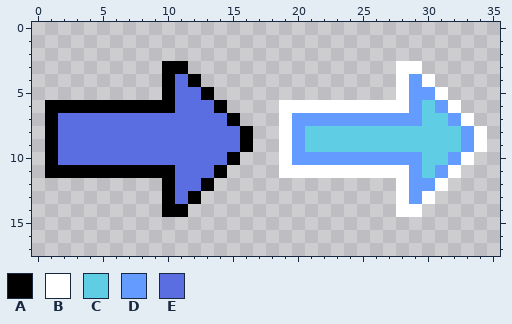
Two versions of one pixel-art sprite, Assets/Sprites/Buttons/RightButton.png. Above, as it was before the edit.
The file is 36x18 pixels.
Palette (. is transparent): A #000000  B #ffffff  C #5fcde4  D #639bff  E #5b6ee1
Pixels before, first column x 1:
 3 .........AA................BB.....
 4 .........AEA...............BDB....
 5 .........AEEA..............BDDB...
 6 AAAAAAAAAAEEEA....BBBBBBBBBBDCDB..
 7 AEEEEEEEEEEEEEA...BDDDDDDDDDDCCDB.
 8 AEEEEEEEEEEEEEEA..BDCCCCCCCCCCCCDB
 9 AEEEEEEEEEEEEEEA..BDCCCCCCCCCCCCDB
10 AEEEEEEEEEEEEEA...BDDDDDDDDDDCCDB.
11 AAAAAAAAAAEEEA....BBBBBBBBBBDCDB..
12 .........AEEA..............BDDB...
13 .........AEA...............BDB....
14 .........AA................BB.....
The same view after the edit:
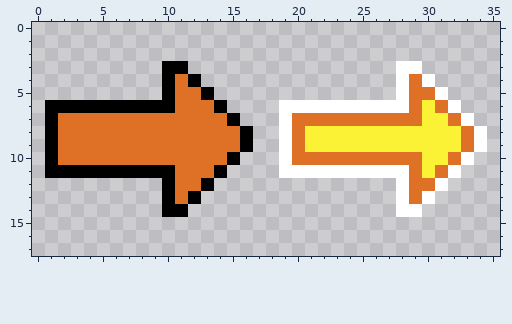
Diff:
Colour C changes from #5fcde4 to #fbf236.
Colour E changes from #5b6ee1 to #df7126.
Colour E replaces colour D in row 4 at x 29; in row 5 at x 29 to 30; in row 6 at x 29 and 31; in row 7 at x 20 to 29 and 32; in rows 8 to 9 at x 20 and 33; in row 10 at x 20 to 29 and 32.
Colour E replaces colour D in row 11 at x 29 and 31; in row 12 at x 29 to 30; in row 13 at x 29.
Boxes around the changes in both pictures, in picture pixels (x1, y1, x2, y2):
changed: (58, 74, 474, 204)
